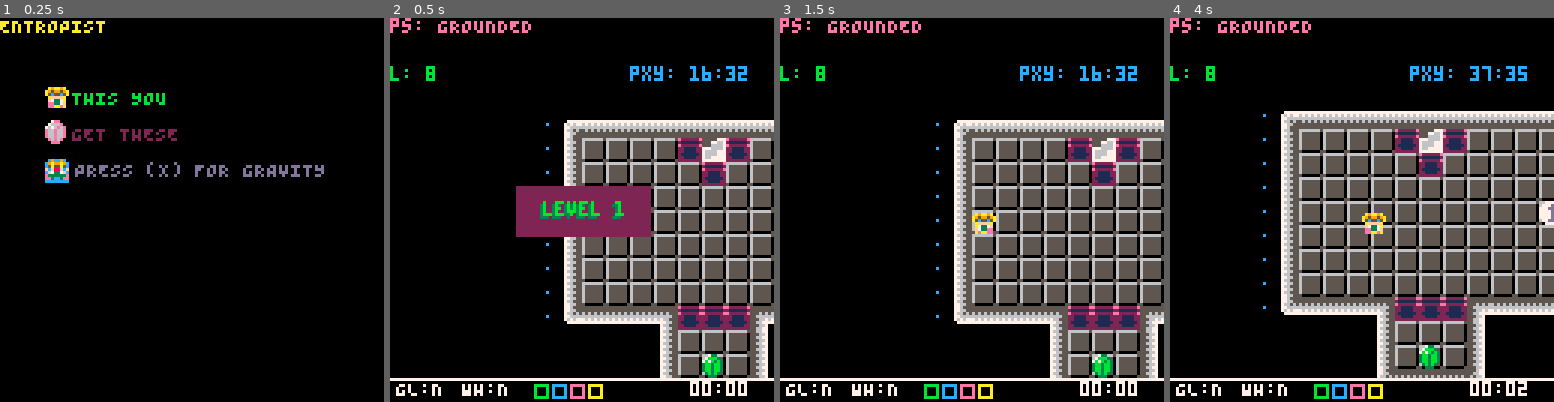
Above: before the commit, frames 1-4 (left to right).
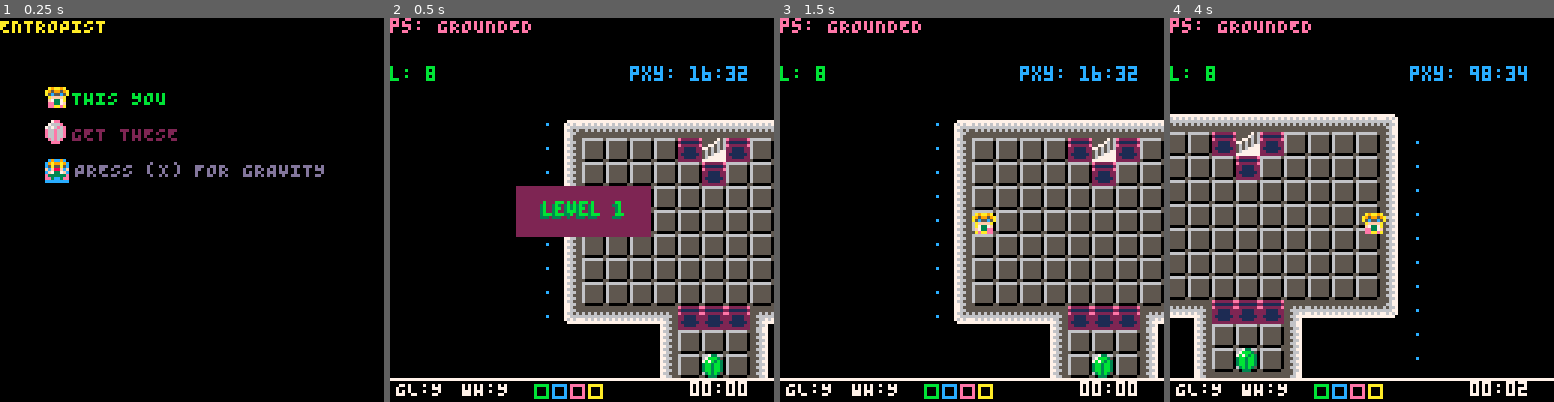
Above: after the commit, the same moments.

Repository: kitasuna/pico8-ttuor
Game: PICO-8 cartridge main.p8
Same seed, same stepped clock (60 frames per second), same inputs: the game is played once before the commit and once after it.
Inputs:
- Up to frame 1 (0.25 s): no input
- Up to frame 2 (0.5 s): tap X (X key) at 0.33 s
- Up to frame 3 (1.5 s): tap O (Z key) at 0.7 s; tap X (X key) at 1.07 s
- Up to frame 4 (4 s): hold Right 1.6-2.1 s; tap O (Z key) every 0.4 s from 1.7 to 3.7 s; tap X (X key) at 1.85, 2.97 s; hold Up 2.15-2.42 s; hold Right 2.47-3.03 s; hold Left 3.08-3.58 s; hold Down 3.63-3.97 s

Frame 1 is identical in both runs. In frame 2, 0.2% of the frame differs, in the area x 10-88%, y 31-99%; in frame 3, 0.2%; in frame 4, 50%, in the area x 0-100%, y 12-99%.

Commit message:
Add downward stairs tile Add some sounds

Diff:
--- a/level.lua
+++ b/level.lua
@@ -55,7 +55,7 @@
       label="02",
       start_tile_x = 15,
       start_tile_y = 0,
-      player_pos_x = 4,
+      player_pos_x = 5,
       player_pos_y = 11,
       map_tile_width = 11,
       map_tile_height = 28,
@@ -77,31 +77,12 @@
         ent_at(ENT_BOX, 6, 26),
       }
     },
-    --[[
-    {
-      label="03",
-      start_tile_x = 32,
-      start_tile_y = 0,
-      player_pos_x = 10,
-      player_pos_y = 6,
-      map_tile_width = 13,
-      map_tile_height = 14,
-      ents = {
-        ent_at(ENT_BOX, 6, 5),
-        ent_at(ENT_BOX, 6, 6),
-        ent_at(ENT_BOX, 6, 7),
-        ent_at(ENT_BEAM, 1, 4),
-        ent_at(ENT_BOX, 2, 2),
-        merge(ent_at(ENT_ITEM, 3, 2), {item_index=2}),
-      }
-    },
-    ]]
     {
       label="03",
       start_tile_x = 41,
       start_tile_y = 0,
       player_pos_x = 3,
-      player_pos_y = 2,
+      player_pos_y = 1,
       map_tile_width = 15,
       map_tile_height = 13,
       ents = {
@@ -115,7 +96,7 @@
       label="04",
       start_tile_x = 59,
       start_tile_y = 0,
-      player_pos_x = 7,
+      player_pos_x = 8,
       player_pos_y = 9,
       map_tile_width = 17,
       map_tile_height = 13,
--- a/main.p8
+++ b/main.p8
@@ -8,6 +8,7 @@
 #include level.lua
 #include title.lua
 #include countdown.lua
+#include sounds.lua
 
 --[[
 -- GLOBALS
@@ -19,6 +20,7 @@
 -- levels: holds level data
 -- level: current level pointer
 -- level_index: table index of current level
+-- sound_man: sfx timings
 -- camera_x, camera_y: last position of cam (in game loop)
 --]]
 --
@@ -38,7 +40,7 @@
 end
 
 victory_update = function()
-  if btnp(BTN_X) and btnp(BTN_O) then
+  if (btn(BTN_X) and btnp(BTN_O)) or (btn(BTN_O) and btnp(BTN_X)) then
     _init()
   end
 end
@@ -230,6 +232,7 @@
     "BEAM_ITEM_COLLISION",
     "PLAYER_DEATH",
     "PROJ_EXPIRATION",
+    "GBEAM_ADDED",
     "GBEAM_REMOVED",
     "ENTITY_REACHES_TARGET",
     "ENTITY_RELEASED",
@@ -296,6 +299,9 @@
   qm.as("PLAYER_WH_COLLISION", player.handle_player_wh_collision)
   qm.as("LEVEL_INIT", player.handle_level_init)
 
+  qm.as("ENTITY_REACHES_TARGET", sound_man.handle_entity_reaches_target)
+  qm.as("GBEAM_ADDED", sound_man.handle_gbeam_added)
+  qm.as("GBEAM_REMOVED", sound_man.handle_gbeam_removed)
   -- Load levels
   levels = get_levels()
 
@@ -407,18 +413,18 @@
   return t2
 end
 
--- Int -> Coords -> Int -> Coords
-function move_in_direction(direction, pos, vel)
+-- Direction -> Int -> Int -> Int -> (Int, Int)
+function move_in_direction(direction, pos_x, pos_y, vel)
   if direction == DIRECTION_UP then
-    pos.y -= vel
+    pos_y -= vel
   elseif direction == DIRECTION_DOWN then
-    pos.y += vel
+    pos_y += vel
   elseif direction == DIRECTION_RIGHT then
-    pos.x += vel
+    pos_x += vel
   elseif direction == DIRECTION_LEFT then
-    pos.x -= vel
-  end
-  return pos
+    pos_x -= vel
+  end
+  return pos_x, pos_y
 end
 
 
@@ -490,14 +496,14 @@
 e66e66e00b000bb00c000cc00e000ee00a000aa006000660000000007777d77777d77777065588a00a7ee88021111112021111207aaaaaa00000000000000000
 0e6e6e0003030b0301010c0108080e0809090a090e0e060e00000000077ddd7007dddd700a3778800f733e8822111122022222200aaaaaa70000000000000000
 00eee0000000030000000100000008000000090000000e000000000000777700007777000aeaae800aeaaee82222222200000000707070700000000000000000
-00766555555667005555577700000000000000000000000000000000000000000000000000000000000000000000000000000000000000000000000000000000
-00776655556677005557766700000000000000000000000000000000000000000000000000000000000000000000000000000000000000000000000000000000
-00766ddcccd667005556666700000000000000000000000000000000000000000000000000000000000000000000000000000000000000000000000000000000
-00776dcccdd677007776666700000000000000000000000000000000000000000000000000000000000000000000000000000000000000000000000000000000
-00766ddcccd667007666677700000000000000000000000000000000000000000000000000000000000000000000000000000000000000000000000000000000
-00776dcccdd677007666677700000000000000000000000000000000000000000000000000000000000000000000000000000000000000000000000000000000
-00766655556667007667777700000000000000000000000000000000000000000000000000000000000000000000000000000000000000000000000000000000
-00776555555677007777777700000000000000000000000000000000000000000000000000000000000000000000000000000000000000000000000000000000
+00766555555667005555575677777777000000000000000000000000000000000000000000000000000000000000000000000000000000000000000000000000
+00776655556677005555765670000567000000000000000000000000000000000000000000000000000000000000000000000000000000000000000000000000
+00766ddcccd667005577565670056567000000000000000000000000000000000000000000000000000000000000000000000000000000000000000000000000
+00776dcccdd677007756565675656567000000000000000000000000000000000000000000000000000000000000000000000000000000000000000000000000
+00766ddcccd667005656567775656567000000000000000000000000000000000000000000000000000000000000000000000000000000000000000000000000
+00776dcccdd677005656777775656567000000000000000000000000000000000000000000000000000000000000000000000000000000000000000000000000
+00766655556667005677777775656567000000000000000000000000000000000000000000000000000000000000000000000000000000000000000000000000
+00776555555677007777777777777777000000000000000000000000000000000000000000000000000000000000000000000000000000000000000000000000
 55333333007665555566770000000000555555550000000000000000555677000077655555667700555555555555555500776655000000000000000000000000
 53333333007766555556670000000000555555550000000000000000556677000077665555566700555555555555555500766555000000000000000000000000
 35333333007665555566770077777777656565650007777777777000565667000076656555667777555656566565655577776655000000000000000000000000
@@ -594,21 +600,21 @@
 00000000000000000000000000000000000000000000000000000000000000000000000000000000000000000000000000000000000000000000000000000000
 03030303030303030303030303030303000000000000000000000000000000000000000000000000000000000000000000000000000000000000000000000000
 __gff__
-0001010101010101010101010101010101010101010101010101010004040404040404040404000000010110001010000000420000000000000000000000000002000000000000000000000000000000020202020200000000000000000000002202000000000000000000000000000002020202020200000000000000000000
+0001010101010101010101010101010101010101010101010101010004040404040404040404000000010110001010000000420242000000000000000000000002000000000000000000000000000000020202020200000000000000000000002202000000000000000000000000000002020202020200000000000000000000
 0000000000000000000000000000000000000000000000000000000000000000000000000000000000000000000000000000000000000000000000000000000000000000000000000000000000000000000000000000000000000000000000000000000000000000000000000000000000000000000000000000000000000000
 __map__
 6045434343434343434343434346004543434343460000000000000000000000000000000000000000606045434343000000000000000000000000454343434343466060606060434343460000000000000000000000000000000000000000000000000000000000000000000000000000000000000000000000000000000000
-6041747474747432747474747442604174747474426060606060000045434343460000000000000000606041747474606043434343434600000000307474747474426060606060747474420000000000000000000000000000000000000000000000000000000000000000000000000000000000000000000000000000000000
+6041747474747432747474747442604174747474426060606060000045434343460000000000000000606041337474606043434343434600000000307474747474426060606060747474420000000000000000000000000000000000000000000000000000000000000000000000000000000000000000000000000000000000
 6041747474747474747474747442603074747474426060606060000041747474420000000000000000606041747474606074747474744200000000417474747432426060606060747474420000000000000000000000000000000000000000000000000000000000000000000000000000000000000000000000000000000000
 6041747474747474747474747442603074747474426060606060000041747474420000454343434346606041747474606074747474744200000000417474744a44476060606060747474420000000000000000000000000000000000000000000000000000000000000000000000000000000000000000000000000000000000
 60417474747474747474747474426041747474744260606060600000307474744943434c7474747442606041747474604574747474744200000000417474744260606060606060747474420000000000000000000000000000000000000000000000000000000000000000000000000000000000000000000000000000000000
 6041747474747474747474747442604174747474494346606060000041747474747474747474747442606048444444603074747474744200000000606060606060606060606060747474420000000000000000000000000000000000000000000000000000000000000000000000000000000000000000000000000000000000
-6041747474747474747474747442604844444b74747442606060000041747474747474747474747442606060606060606060606060606000000000606060606060606060606060747474420000000000000000000000000000000000000000000000000000000000000000000000000000000000000000000000000000000000
+6041747474747474747474747442604844444b74747442606060000041747474747474747474743342606060606060606060606060606000000000606060606060606060606060747474420000000000000000000000000000000000000000000000000000000000000000000000000000000000000000000000000000000000
 6041747474747474747474747442600055554174747442606060000041747474747474747474747442607474746060606060606060606000000000417474744260606060606030747474420000000000000000000000000000000000000000000000000000000000000000000000000000000000000000000000000000000000
 60484444444b7474744a444444476000555541747474426060600000417474744a44444b7474747442607474746060606074747474747442000000307474744260417474747474747474420000000000000000000000000000000000000000000000000000000000000000000000000000000000000000000000000000000000
-0000000000417474744200000000600000004174747442606060000041747474420000484444444447607474746060606074747474743242000000417474744260417474747474747474420000000000000000000000000000000000000000000000000000000000000000000000000000000000000000000000000000000000
+0000000000417474744200000000600000004174747442606060000041747474420000484444444447607474746060606074747474743242000000417474744260417433747474747474420000000000000000000000000000000000000000000000000000000000000000000000000000000000000000000000000000000000
 00000000004174747442000000006000006041747474426000000000417474744943434346000000000060606060606060444444444444470000004174747460606074744a4444444444470000000000000000000000000000000000000000000000000000000000000000000000000000000000000000000000000000000000
-0000000000484444444700000000000000604174747442600000000041747474747474324200000000000000000000000000000000000000000000417474746060607474420000000000000000000000000000000000000000000000000000000000000000000000000000000000000000000000000000000000000000000000
+0000000000484444444700000000000000604174337442600000000041747474747474324200000000000000000000000000000000000000000000417474746060607474420000000000000000000000000000000000000000000000000000000000000000000000000000000000000000000000000000000000000000000000
 0000000000000000000000000000000000604174747442600000000041747474747474744200000000000000000000000000000000000000000000484444446060604444470000000000000000000000000000000000000000000000000000000000000000000000000000000000000000000000000000000000000000000000
 0000000000000000000000000000000000604174747442600000000048444444444444444700000000000000000000000000000000000000000000000000000000000000000000000000000000000000000000000000000000000000000000000000000000000000000000000000000000000000000000000000000000000000
 0000000000000000000000000000000041747474747474744260000000000000000000000000000000000000000000000000000000000000000000000000000000000000000000000000000000000000000000000000000000000000000000000000000000000000000000000000000000000000000000000000000000000000
--- a/player.lua
+++ b/player.lua
@@ -24,8 +24,8 @@
   player.gbeam = nil
   player.wormhole = nil
   player.inventory = {
-    glove = 0,
-    wormhole = 0,
+    glove = 2,
+    wormhole = 2,
     -- items = {0,0,0,0,0},
     items = {0,0,0,0},
   }
@@ -113,10 +113,13 @@
       qm.ae("PLAYER_ITEM_COLLISION", { entity=payload.ent })
     end
     player.gbeam = nil
+    qm.ae("GBEAM_REMOVED", {})
   end
 
   player.handle_level_init = function(payload)
-    -- TODO: We probably want more happening in here, like position etc
+    player.vel_x = 0
+    player.vel_y = 0
+    player.facing = DIRECTION_DOWN
   end
 
   player.handle_button = function(payload)
@@ -203,7 +206,8 @@
           gbeam_pos_x -= 4
           gbeam_pos_y += 4
         end
-        player.gbeam = new_gbeam({pos= {x=gbeam_pos_x, y=gbeam_pos_y}, direction=player.facing})
+        player.gbeam = new_gbeam(gbeam_pos_x, gbeam_pos_y, player.facing)
+        qm.ae("GBEAM_ADDED", {})
       end
       return
     elseif not is_pressed_o(mask) and player.gbeam != nil then
@@ -344,6 +348,10 @@
         player.wormhole = nil
         qm.ae("PROJ_EXPIRATION", {})
       end
+    end
+
+    if player.gbeam != nil then
+      player.gbeam.update()
     end
 
     if player.state == PLAYER_STATE_HOLDING then
@@ -501,19 +509,18 @@
 end
 
 -- { pos :: Coords, direction :: Int }
-function new_gbeam(payload)
-  local direction = payload.direction -- unpacking
+function new_gbeam(pos_x, pos_y, direction)
   local tmp = {}
-  tmp.head_pos_x = payload.pos.x
-  tmp.head_pos_y = payload.pos.y
-  tmp.tail_pos_x = payload.pos.x
-  tmp.tail_pos_y = payload.pos.y
+  tmp.head_pos_x, tmp.tail_pos_x = pos_x
+  tmp.head_pos_y, tmp.tail_pos_y = pos_y
+
+  tmp.blocked_by = nil -- if it intercepts an entity, it will be set here
+
   tmp.direction = direction
+
   -- Set to max extent, can always pull this in later
-  local new_tail = move_in_direction(direction, payload.pos, 30)
-  -- tmp.tail = { pos = move_in_direction(payload.direction, payload.pos, 30) }
-  tmp.tail_pos_x = new_tail.x
-  tmp.tail_pos_y = new_tail.y
+  tmp.tail_pos_x, tmp.tail_pos_y = move_in_direction(direction, pos_x, pos_y, 30)
+
   tmp.state = "HELD"
 
   -- Move in direction until we hit:
@@ -521,24 +528,26 @@
   -- 2) a bad tile
   -- 3) our max extent
   -- TODO: Add collision with map tiles
-  local iter_pos = { x=flr(tmp.head_pos_x), y=flr(tmp.head_pos_y) }
+  local iter_pos_x = flr(tmp.head_pos_x)
+  local iter_pos_y = flr(tmp.head_pos_y)
   local collision_found = false
-  while (iter_pos.x != flr(tmp.tail_pos_x) or iter_pos.y != flr(tmp.tail_pos_y)) and not collision_found do
-    iter_pos = move_in_direction(direction, iter_pos, 1)
+  while (iter_pos_x != flr(tmp.tail_pos_x) or iter_pos_y != flr(tmp.tail_pos_y)) and not collision_found do
+    iter_pos_x, iter_pos_y = move_in_direction(direction, iter_pos_x, iter_pos_y, 1)
     -- make sprite at this position
     local tmp_sprite = {}
     if direction == DIRECTION_UP or direction == DIRECTION_DOWN then
-      tmp_sprite = new_sprite(0, iter_pos.x - 2, iter_pos.y, 3, 3)
+      tmp_sprite = new_sprite(0, iter_pos_x - 2, iter_pos_y, 3, 3)
       else
-      tmp_sprite = new_sprite(0, iter_pos.x, iter_pos.y - 2, 3, 3)
+      tmp_sprite = new_sprite(0, iter_pos_x, iter_pos_y - 2, 3, 3)
     end
     for k, ent in pairs(ent_man.ents) do
       if ent.type != ENT_BEAM then
         if collides(tmp_sprite, ent) then
-          tmp.tail_pos_x = iter_pos.x
-          tmp.tail_pos_y = iter_pos.y
+          tmp.tail_pos_x = iter_pos_x
+          tmp.tail_pos_y = iter_pos_y
           collision_found = true
           do_gravity(ent, tmp.head_pos_x, tmp.head_pos_y, direction)
+          tmp.blocked_by = ent
           break
         end
       end
@@ -546,11 +555,23 @@
   end
 
   tmp.update = function()
+    if tmp.blocked_by != nil then
+      if tmp.direction == DIRECTION_UP or tmp.direction == DIRECTION_DOWN then
+        tmp.tail_pos_y = get_center_y(tmp.blocked_by)
+      else
+        tmp.tail_pos_x = get_center_x(tmp.blocked_by)
+      end
+    end
   end
 
   tmp.draw = function()
     if tmp.state == "HELD" then
-      local colors = sort_from({ CLR_PNK, CLR_WHT, CLR_PRP }, (frame_counter % 3) + 1)
+      local colors = {}
+      if tmp.blocked_by != nil then
+        colors = sort_from({ CLR_BLU, CLR_BLK, CLR_IND }, (frame_counter % 3) + 1)
+      else
+        colors = sort_from({ CLR_PNK, CLR_WHT, CLR_PRP }, (frame_counter % 3) + 1)
+      end
       if direction == DIRECTION_UP or direction == DIRECTION_DOWN then
         line(tmp.head_pos_x - 1, tmp.head_pos_y, tmp.tail_pos_x - 1, tmp.tail_pos_y, colors[1])
         line(tmp.head_pos_x, tmp.head_pos_y, tmp.tail_pos_x, tmp.tail_pos_y, colors[2])
--- /dev/null
+++ b/sounds.lua
@@ -0,0 +1,10 @@
+sound_man = {}
+sound_man.handle_entity_reaches_target = function()
+sfx(0)
+end
+sound_man.handle_gbeam_added = function()
+sfx(2)
+end
+sound_man.handle_gbeam_removed = function()
+sfx(2, -2)
+end
Not shown, changed: the sound effects (__sfx__) section of main.p8
